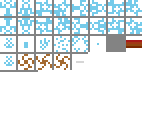
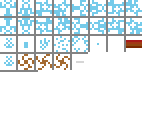
Two versions of the same layered image (142x128). Layer-by-layer changes:
painted on "Layer 8" over [left=108, top=36, right=124, bottom=52]
